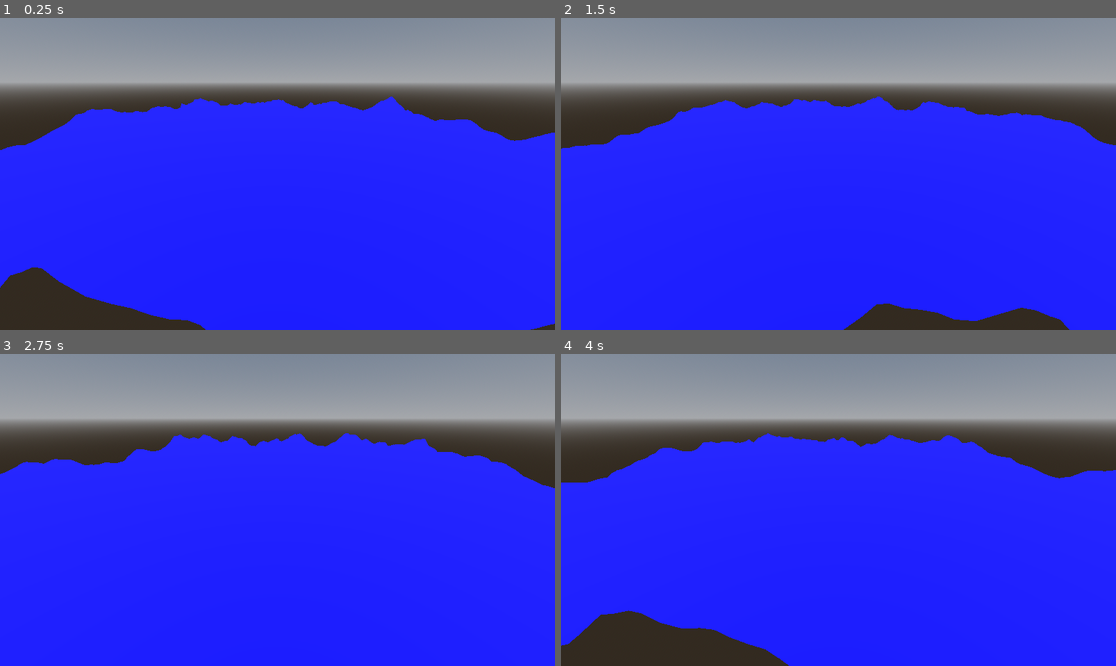
Above: before the commit, frames 1-4 (two rows, left to right).
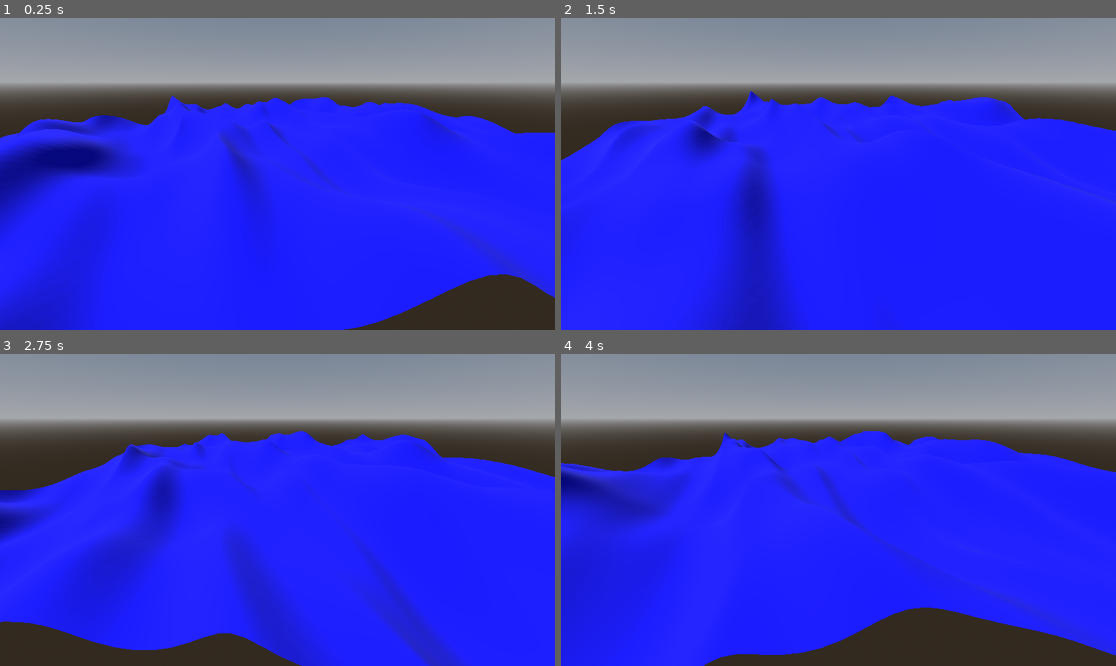
Above: after the commit, the same moments.

Repository: armedturret/Godot-Wave-Simulation
Game: Godot game, scene res://scenes/gerstner_ocean.tscn
The game is run twice, just before and just after one commit, with the same random seed, the same clock (stepped at 60 frames per second) and the same inputs.
Inputs:
- Up to frame 1 (0.25 s): no input
- Up to frame 2 (1.5 s): no input
- Up to frame 3 (2.75 s): no input
- Up to frame 4 (4 s): no input

The runs differ from the first frame. In frame 1, 16% of the frame differs, in the area x 0-100%, y 24-100%; in frame 2, 11%; in frame 3, 16%; in frame 4, 20%.

Commit message:
Implemented wave normals

Diff:
--- a/scenes/gerstner_ocean.tscn
+++ b/scenes/gerstner_ocean.tscn
@@ -21,10 +21,10 @@
 render_priority = 0
 shader = ExtResource("1_6p1gb")
 shader_parameter/steepness = 1.0
-shader_parameter/amp = Array[float]([0.4437636004489336, 0.06413220906365907, 1.6180400420280874, 0.4611334685674169, 0.35893002984344474, 0.06443476164841837, 0.24820600902784148, 0.2933877392975073, 0.8675108103028403, 0.06961184519666981, 1.1463993460003188, 0.17760611327848122])
-shader_parameter/wave_dirs = Array[Vector2]([Vector2(-0.99771625, 0.067545064), Vector2(0.52725536, -0.8497069), Vector2(-0.93781066, -0.34714714), Vector2(0.97400266, 0.22653651), Vector2(0.9952537, -0.09731447), Vector2(0.8339109, 0.55189914), Vector2(-0.9075266, 0.41999462), Vector2(-0.19287513, -0.9812233), Vector2(0.7263825, -0.68729067), Vector2(-0.4644083, 0.8856212), Vector2(0.40437952, 0.91459125), Vector2(-0.91199976, 0.41019076)])
-shader_parameter/wave_lens = Array[float]([34.08199127822818, 33.6250440105166, 24.922109613871168, 16.000895579645764, 6.538894623230923, 25.41802922210864, 6.881591387179452, 9.251639762407406, 19.70649947624646, 7.113763629123354, 30.508933978786217, 2.7630469428564])
-shader_parameter/phases = Array[float]([5.655010137517295, 3.6819646837171907, 3.064216773006802, 3.3004165912647934, 4.350748508090885, 0.34930140041385543, 6.19341231190276, 2.8395780719728445, 0.49700733403793634, 4.063785945483484, 2.8555625249563557, 3.3421524348184657])
+shader_parameter/amp = Array[float]([1.3391991011373239, 0.7019056752072096, 0.00867527106404194, 0.36998793457111373, 0.17177193930769988, 0.029485334665663325, 1.0757750264697339, 0.4395909692567054, 2.244607578755099, 0.3270690973136412, 0.3705355521539405, 0.38958741194214547])
+shader_parameter/wave_dirs = Array[Vector2]([Vector2(-0.35374013, 0.93534374), Vector2(0.9670243, -0.25468397), Vector2(-0.2920397, -0.9564062), Vector2(-0.9990626, -0.043289285), Vector2(-0.6650306, 0.74681616), Vector2(-0.8333323, -0.55277234), Vector2(0.86157453, -0.50763106), Vector2(-0.41671565, -0.9090369), Vector2(-0.82514995, 0.56491375), Vector2(0.9208694, -0.38987118), Vector2(-0.8870724, -0.4616304), Vector2(0.99353594, 0.11351813)])
+shader_parameter/wave_lens = Array[float]([29.873368966621218, 10.968443330815212, 15.961032487630082, 23.009013527999777, 17.408281766365366, 7.909002632441486, 19.24054557846115, 23.557318609962003, 28.49688343769021, 6.939335787721572, 16.260691352189827, 32.600839389388554])
+shader_parameter/phases = Array[float]([5.110306921612878, 1.9107251247008055, 2.5192777001205093, 0.22850695341698216, 1.1545469749356037, 5.031853055808764, 2.0740168072098393, 2.453085018622469, 3.5498166644010167, 4.447577256358659, 2.720187923469023, 1.9147281585058569])
 
 [node name="GerstnerOcean" type="Node3D" unique_id=192684016]
 
@@ -33,11 +33,12 @@
 environment = SubResource("Environment_58q5r")
 
 [node name="DirectionalLight3D" type="DirectionalLight3D" parent="." unique_id=2106264239]
-transform = Transform3D(0.5207688, -0.7380121, 0.42911315, 0.14476243, 0.5717135, 0.80758125, -0.8413344, -0.3584437, 0.40456694, 0, 0, 0)
+transform = Transform3D(0.8531412, 2.280336e-08, -0.52168006, 0.52167994, -3.729199e-08, 0.8531413, -1.2442647e-15, -1, -4.3711402e-08, 0, 30.442127, 0)
 
 [node name="MeshInstance3D" type="MeshInstance3D" parent="." unique_id=1303851496]
-transform = Transform3D(1, 0, 0, 0, 1, 0, 0, 0, 1, 4.4687395, 0, 5.482691)
+transform = Transform3D(0.99998915, -0.0037763077, -0.0027200247, 0.0037769545, 0.99999285, 0.00023294859, 0.0027191264, -0.00024321013, 0.9999963, 4.4687395, 0, 5.482691)
 mesh = SubResource("PlaneMesh_d0soh")
 surface_material_override/0 = SubResource("ShaderMaterial_co4yx")
 script = ExtResource("2_co4yx")
+min_wavelen = 3.0
 max_wavelen = 35.0
--- a/shaders/ocean_gerstner.gdshader
+++ b/shaders/ocean_gerstner.gdshader
@@ -17,6 +17,7 @@
 	vec2 x = VERTEX.xz;
 	float y = 0.0f;
 
+	// Calculate Qi
 	float total_ka = 0.0f;
 	for (int i = 0; i < WAVE_COUNT; i++)
 	{
@@ -25,6 +26,7 @@
 	}
 	float steepness_coeff = steepness / total_ka;
 
+		// Calculate the vertex position
 	for (int i = 0; i < WAVE_COUNT; i++)
 	{
 		if (amp[i] <= 0.0f)
@@ -35,12 +37,27 @@
 		float ang_freq = sqrt(k * G);
 		vec2 wave_vec = wave_dir_norm * k;
 
-		float theta = dot(wave_vec, VERTEX.xz) - ang_freq * TIME + phases[i];
-		x -= wave_dir_norm * steepness_coeff * amp[i] * sin(theta);
-		y += amp[i] * cos(theta);
+		float theta = dot(wave_vec, VERTEX.xz) + ang_freq * TIME + phases[i];
+		x += wave_dir_norm * steepness_coeff * amp[i] * cos(theta);
+		y += amp[i] * sin(theta);
+	}
+
+	// Need to calculate norm AFTER finding location
+	vec3 norm_sum = vec3(0.0f, 1.0f, 0.0f);
+	for (int i = 0; i < WAVE_COUNT; i ++)
+	{
+		vec2 wave_dir_norm = normalize(wave_dirs[i]);
+		float k = 2.0f * PI / wave_lens[i];
+		float ang_freq = sqrt(k * G);
+
+		// Calculate the normal components
+		float norm_theta = dot(k * wave_dir_norm, x) + ang_freq * TIME + phases[i];
+		norm_sum.xz -= wave_dir_norm * amp[i] * k * cos(norm_theta);
+		norm_sum.y -= steepness_coeff * amp[i] * k * sin(norm_theta);
 	}
 
 	VERTEX = vec3(x.x, y, x.y);
+	NORMAL = normalize(norm_sum);
 }
 
 void fragment() {
